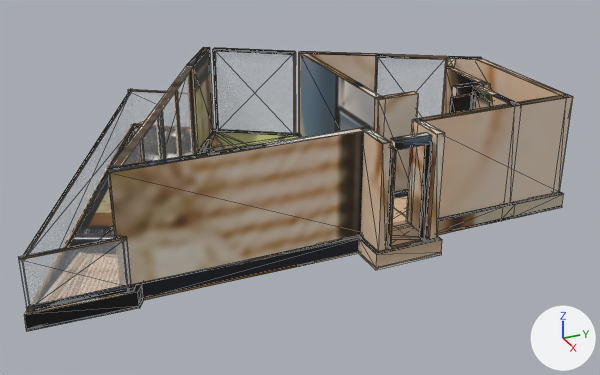
One commit to the glTF model _bake/glb/gol-1/model.glb: the scene before it, then after it.
Both versions are drawn from a 50 mm lens placed at (16.9, -6.52, 7.89), pointed at (0.83, 0.72, -0.14). Lighting does not change. The marker at lower right points along +X, +Y and +Z. The first picture is the older version. Mesh edges are drawn as thin lines. Where no turn or scale is listed for an object, it has been applied to the vertices. Vertices at exactly the same position are counted once.

The scene before the commit, as lines of its bpy script (objects in view):
```python
mat_baked = bpy.data.materials.new('baked')
mat_baked.use_nodes = True; mat_baked.node_tree.nodes.clear()
_N = mat_baked.node_tree.nodes; _L = mat_baked.node_tree.links
n0 = _N.new('ShaderNodeBsdfPrincipled'); n0.name = 'Principled BSDF'
n1 = _N.new('ShaderNodeOutputMaterial'); n1.name = 'Material Output'
n2 = _N.new('ShaderNodeTexImage'); n2.name = 'Image Texture'
n2.image = img_model_glb
n3 = _N.new('ShaderNodeMapping'); n3.name = 'Mapping'
n3.inputs[1].default_value = (0.00156, -14.98, 0.0)  # 'Location'
n3.inputs[3].default_value = (15.33, 15.98, 1.0)  # 'Scale'
n4 = _N.new('ShaderNodeUVMap'); n4.name = 'UV Map'
n4.uv_map = 'UVMap'
_L.new(n0.outputs[0], n1.inputs[0])  # 'BSDF' to 'Surface'
_L.new(n2.outputs[0], n0.inputs[0])  # 'Color' to 'Base Color'
_L.new(n3.outputs[0], n2.inputs[0])  # 'Vector' to 'Vector'
_L.new(n4.outputs[0], n3.inputs[0])  # 'UV' to 'Vector'
me_mesh_0 = bpy.data.meshes.new('Mesh_0')
me_mesh_0.from_pydata(...)  # 1260 vertices, 2220 faces; spans x 0.0..9.17, y -11.85..0.0, z 0.0..2.62
me_mesh_0.materials.append(mat_baked)
me_mesh_2 = bpy.data.meshes.new('Mesh_2')
me_mesh_2.from_pydata(...)  # 8 vertices, 12 faces; spans x 8.44..8.45, y -11.78..-9.96, z 0.36..1.36
me_mesh_2.materials.append(mat_glass_rt)  # white #edf3f9
me_mesh_6 = bpy.data.meshes.new('Mesh_6')
me_mesh_6.from_pydata(...)  # 8 vertices, 12 faces; spans x 1.48..2.66, y -5.91..-4.15, z 0.36..2.61
me_mesh_6.materials.append(mat_glass_rt)  # white #edf3f9
ob_mesh_0 = bpy.data.objects.new('Mesh_0', me_mesh_0)
ob_mesh_0.location = (-4.61, 5.97, -0.36)
ob_mesh_2 = bpy.data.objects.new('Mesh_2', me_mesh_2)
ob_mesh_2.location = (-4.61, 5.97, -0.36)
ob_mesh_6 = bpy.data.objects.new('Mesh_6', me_mesh_6)
ob_mesh_6.location = (-4.61, 5.97, -0.36)
# also in view: 'Mesh_4' at (-3.82, -1.0, 0.5); 'Mesh_3' at (-0.28, -3.8, 0.5); 'Mesh_5' at (-0.43, 4.33, 1.12); 'Mesh_7' at (0.86, -2.49, 1.12)
```
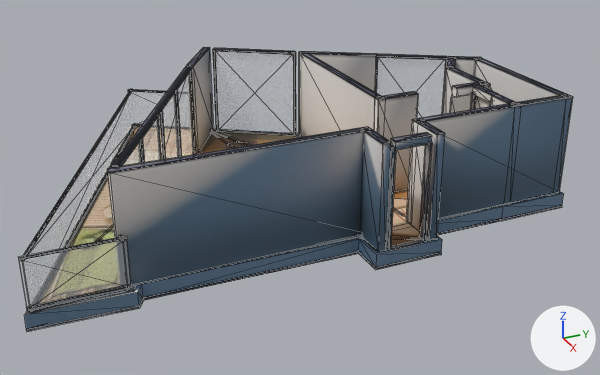
Where the change shows, as pixel boxes [x1, y1, x2, y2] in the pictures (600 x 375 px):
'Mesh_0', surface changed, reshaped: [19, 47, 573, 331] in both
part 1 of me_mesh_0, deleted (mostly hidden): before [135, 129, 564, 297]
part 2 of me_mesh_0, surface changed: [21, 47, 573, 331] in both

Patch to the scene script:
```diff
--- a/_bake/glb/gol-1/model.glb.py
+++ b/_bake/glb/gol-1/model.glb.py
@@ mat_baked @@
 n3 = _N.new('ShaderNodeMapping'); n3.name = 'Mapping'
-n3.inputs[1].default_value = (0.00156, -14.98, 0.0)  # 'Location'
-n3.inputs[3].default_value = (15.33, 15.98, 1.0)  # 'Scale'
+n3.inputs[1].default_value = (0.000818, -14.23, 0.0)  # 'Location'
+n3.inputs[3].default_value = (15.98, 15.18, 1.0)  # 'Scale'
 n4 = _N.new('ShaderNodeUVMap'); n4.name = 'UV Map'
@@ me_mesh_0 @@
 # used by ob_mesh_0; location = (-4.61, 5.97, -0.36)
-me_mesh_0.from_pydata(...)  # 1260 vertices, 2220 faces; spans x 0.0..9.17, y -11.85..0.0, z 0.0..2.62
+me_mesh_0.from_pydata(...)  # 1062 vertices, 1824 faces; spans x 0.0..9.17, y -11.85..0.0, z 0.0..2.62
+# me_mesh_0 part 1: 198 vertices removed from x 2.33..8.43, y -9.85..-0.57, z 0.0..0.36
+# me_mesh_0 part 2: 1098 kept faces spanning x 0.0..9.17, y -11.85..0.0, z 0.0..2.62 get new texture (UV) coordinates
 me_mesh_0.materials.append(mat_baked)
```
